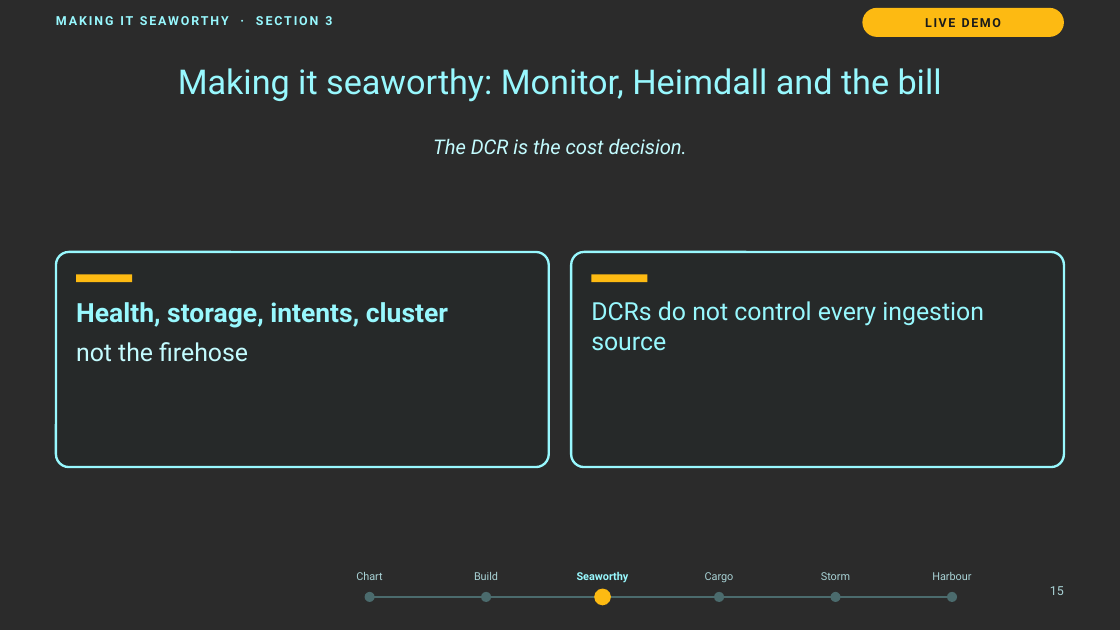
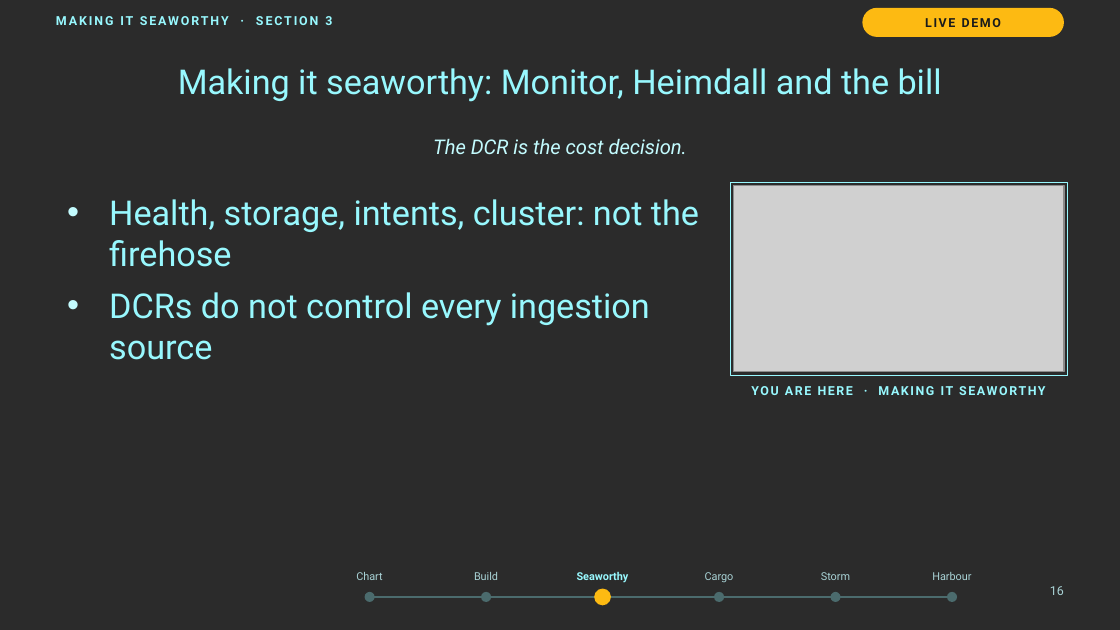
Before and after one commit to thisismydemo/nic2026_azl, a slide deck: slide 16 of presentation/Azure_Local_Discovery_to_Day2_NIC2026.pptx (slide 15 before the commit). Drawn at 1120x630 pixels with LibreOffice and Linux fonts; fonts in the diff are those of the drawing; grey boxes stand for pictures; background and template pictures are left out; a plain dark background stands for a picture behind light text. Boxes give left, top, right and bottom in pixels: in the first picture for what was removed or moved away, otherwise in the second. Text is boxed around its words. In the diff, an @@ line names an element or a change of style, - is before the commit and + after.

```diff
--- a/presentation/Azure_Local_Discovery_to_Day2_NIC2026.pptx
+++ b/presentation/Azure_Local_Discovery_to_Day2_NIC2026.pptx
@@ text at (x1=109, y1=199, x2=699, y2=360): text changed; size 17 to 22 pt; bold off @@
-Health, storage, intents, cluster
-not the firehose
+• Health, storage, intents, cluster: not the firehose
+• DCRs do not control every ingestion source
@@ rectangle added at (x1=730, y1=183, x2=1067, y2=375), outline #98F8FE 0.75 pt @@
@@ picture added at (x1=734, y1=186, x2=1064, y2=372) @@
@@ rounded rectangle removed at (x1=56, y1=252, x2=549, y2=467) @@
@@ rounded rectangle removed at (x1=571, y1=252, x2=1064, y2=467) @@
@@ rectangle removed at (x1=76, y1=274, x2=132, y2=282) @@
@@ rectangle removed at (x1=591, y1=274, x2=647, y2=282) @@
@@ text removed at (x1=591, y1=301, x2=984, y2=351) @@
-DCRs do not control every ingestion source
@@ text added at (x1=751, y1=386, x2=1045, y2=395), 8 pt, text #98F8FE, bold @@
+YOU ARE HERE · MAKING IT SEAWORTHY
```
Also in this commit, not shown: 20 other slides changed, 1 slide added, 1 slide removed, 1 other file.
